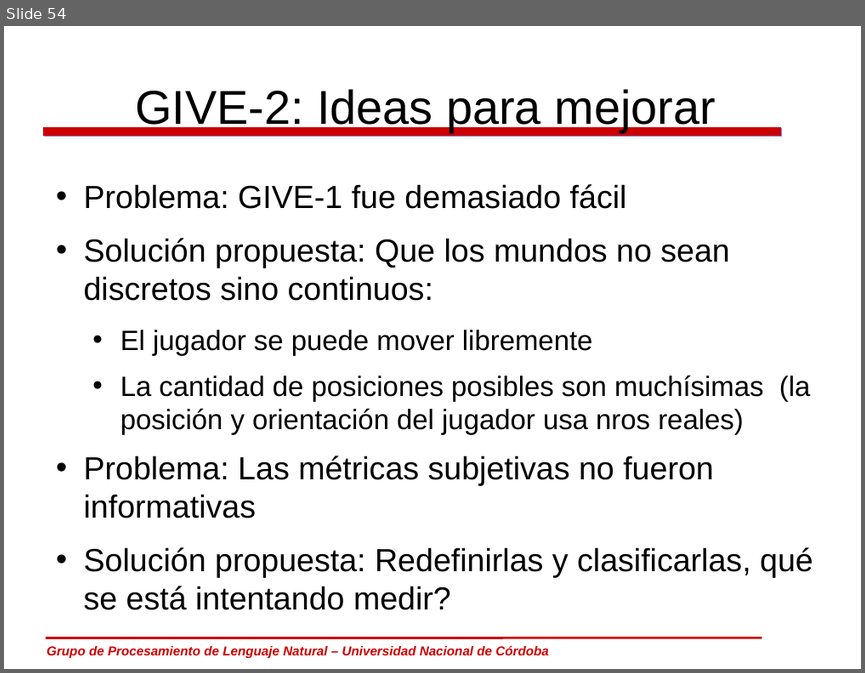
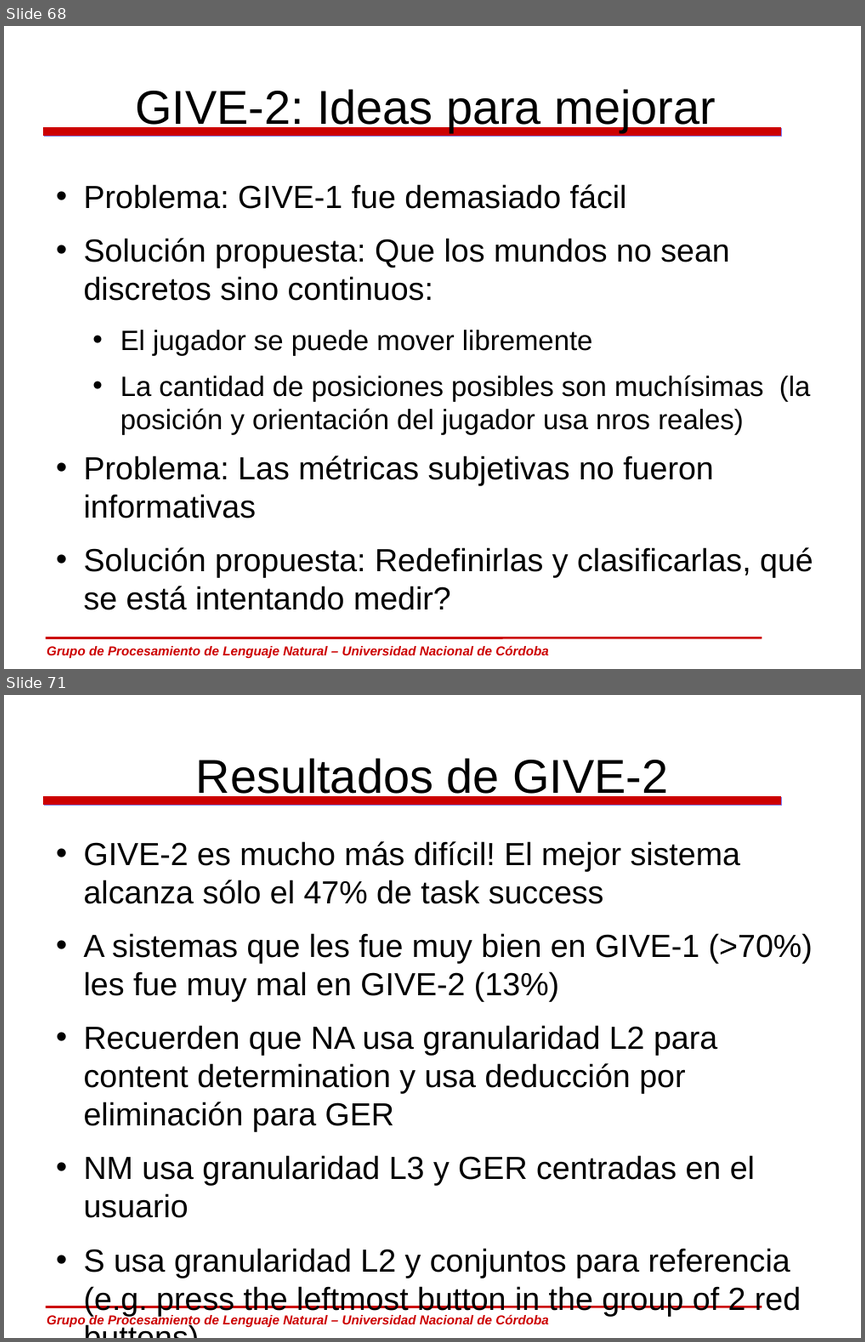
Before and after one commit to carlosareces/elic10, a slide deck: slides/dia5.odp. Shown one above the other, each under a label of ours: slide 54 before the commit, slides 68 and 71 after it; the slides between them are not shown. The pictures are 865x673 and 865x1342 pixels, drawn with LibreOffice and Linux fonts; fonts in the diff are those of the drawing; background and template pictures are left out. Boxes give left, top, right and bottom in pixels: in the first picture for what was removed or moved away, otherwise in the second. Text is boxed around its words. In the diff, an @@ line names an element or a change of style, - is before the commit and + after.

```diff
--- a/slides/dia5.odp
+++ b/slides/dia5.odp
@@ slide 71 added at (x1=4, y1=695, x2=861, y2=1338), background #FFFFFF; not listed: 3 template elements that a slide beside it also shows @@
@@ title added at (x1=196, y1=758, x2=668, y2=801), 44 pt, text #000000 @@
+Resultados de GIVE-2
@@ text added at (x1=84, y1=841, x2=812, y2=1315), 29.6 pt, text #000000 @@
+• GIVE-2 es mucho más difícil! El mejor sistema alcanza sólo el 47% de task success
+• A sistemas que les fue muy bien en GIVE-1 (>70%) les fue muy mal en GIVE-2 (13%)
+• Recuerden que NA usa granularidad L2 para content determination y usa deducción por eliminación para GER
+• NM usa granularidad L3 y GER centradas en el usuario
+• S usa granularidad L2 y conjuntos para referencia (e.g. press the leftmost button in the group of 2 red buttons)
@@ what was slide 54 is now slide 68 @@
```
Also in this commit, not shown: 2 slides changed, 17 other slides added, 1 slide removed.
